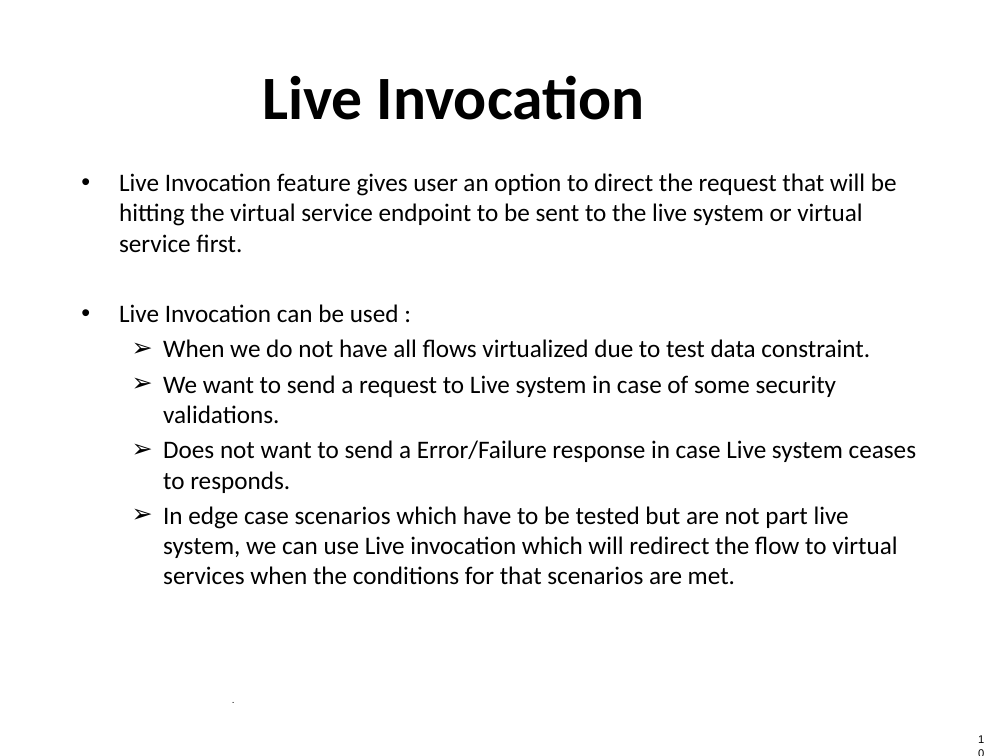
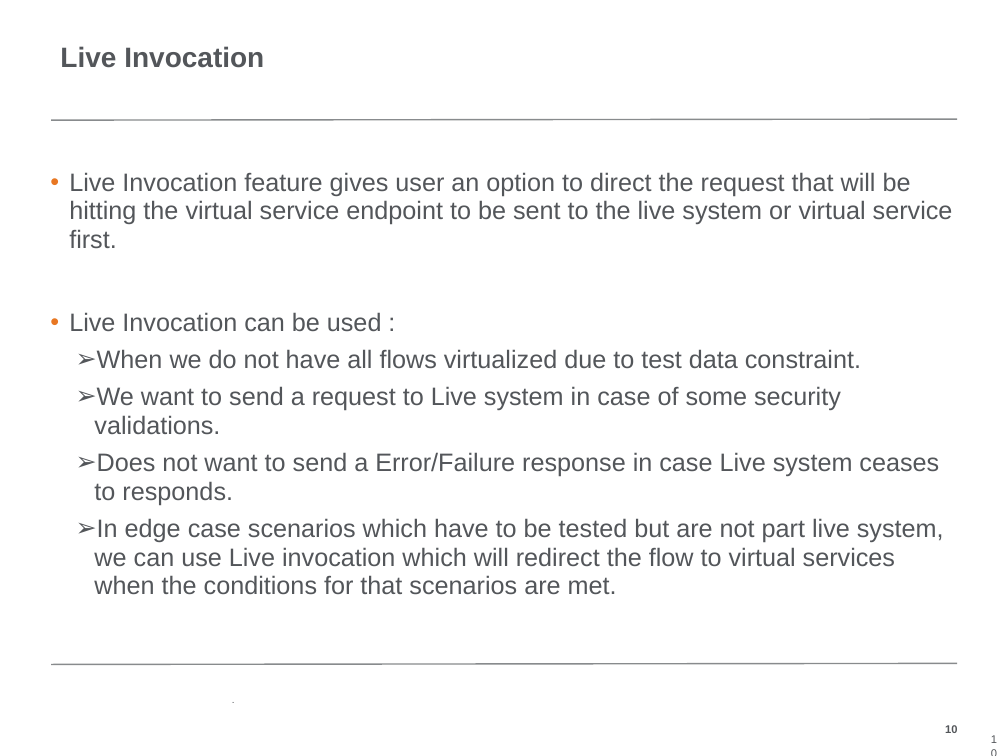
Before and after one commit to cginmn/COSA, a slide deck: slide 10 of 2019-05-15/MockiatoPPT.pptx. Drawn at 1008x756 pixels with LibreOffice and Linux fonts; fonts in the diff are those of the drawing; background and template pictures are left out. Boxes give left, top, right and bottom in pixels: in the first picture for what was removed or moved away, otherwise in the second. Text is boxed around its words. In the diff, an @@ line names an element or a change of style, - is before the commit and + after.

```diff
--- a/2019-05-15/MockiatoPPT.pptx
+++ b/2019-05-15/MockiatoPPT.pptx
@@ title "Live Invocation": place and size @@
-title "Live Invocation" at bbox=[262, 75, 645, 120]
+title "Live Invocation" at bbox=[60, 46, 264, 68]
@@ title "Live Invocation" at bbox=[60, 46, 264, 68]: size 44 to 20 pt, font Calibri to Arial, text colour #000000 to #53565A; alignment centre to left; line spacing 1 to 0.9; vertical alignment top to bottom @@
@@ line added from (51, 120) to (957, 119), #888B8D 1 pt @@
@@ text "Live Invocation feature gives user ...": place and size @@
-text "Live Invocation feature gives user ..." at bbox=[119, 173, 916, 585]
+text "Live Invocation feature gives user ..." at bbox=[69, 172, 953, 595]
@@ text "Live Invocation feature gives user ..." at bbox=[69, 172, 953, 595]: font Calibri to Arial, text colour #000000 to #53565A; indent changed; line spacing 1 to 0.95; more space between paragraphs @@
@@ line added from (51, 664) to (957, 663), #888B8D 1 pt @@
@@ page number: place and size @@
-page number at bbox=[49, 718, 91, 742]
+page number at bbox=[945, 725, 957, 733]
@@ page number at bbox=[945, 725, 957, 733]: font Calibri to Arial, text colour #FFFFFF to #53565A, bold on; alignment left to right; vertical alignment top to middle @@
@@ page number: place and size @@
-page number at bbox=[968, 728, 995, 754]
+page number at bbox=[981, 728, 1008, 754]
@@ page number at bbox=[981, 728, 1008, 754]: text colour #000000 to #53565A @@
```
Also in this commit, not shown: 11 other slides changed, 2 slides removed, 2 other files.
